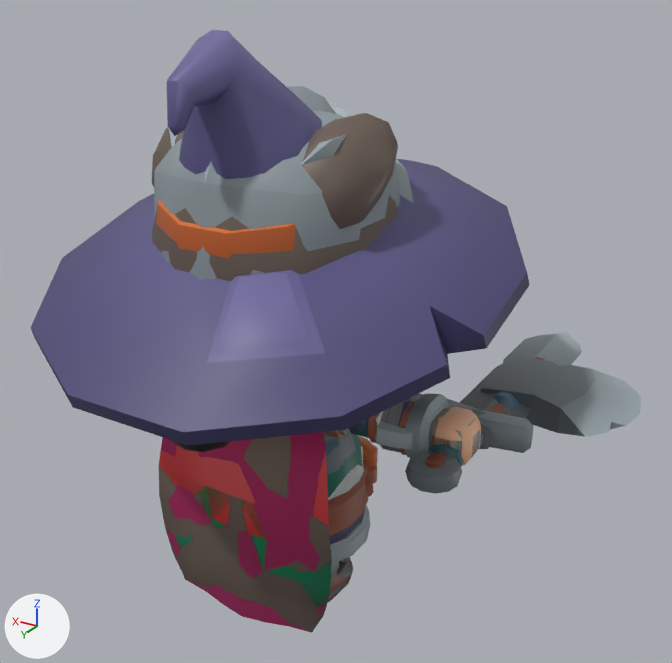
What one commit did to the glTF model views/island/assets/workers.glb.
Camera for both pictures: a 50 mm camera at (-2.21, 3.19, 3.05) aimed at (-0.18, -0.19, 1.36). The lights are fixed; the arrows at lower left show +X, +Y and +Z. The picture after the commit comes second. Where no turn or scale is listed for an object, it has been applied to the vertices. Vertices at exactly the same position are counted once.

In view in the first picture: '1H_Axe', '1H_Sword', '1H_Wand', 'Barbarian_Body', 'Barbarian_Cape', 'Barbarian_Hat', 'Knife', 'Knight_ArmRight', 'Knight_Cape', 'Knight_Helmet', 'Mage_ArmRight', 'Mage_Body', 'Mage_Cape', 'Mage_Hat', 'Mage_Head', 'Rogue_Body', 'Rogue_Cape' and 6 more.
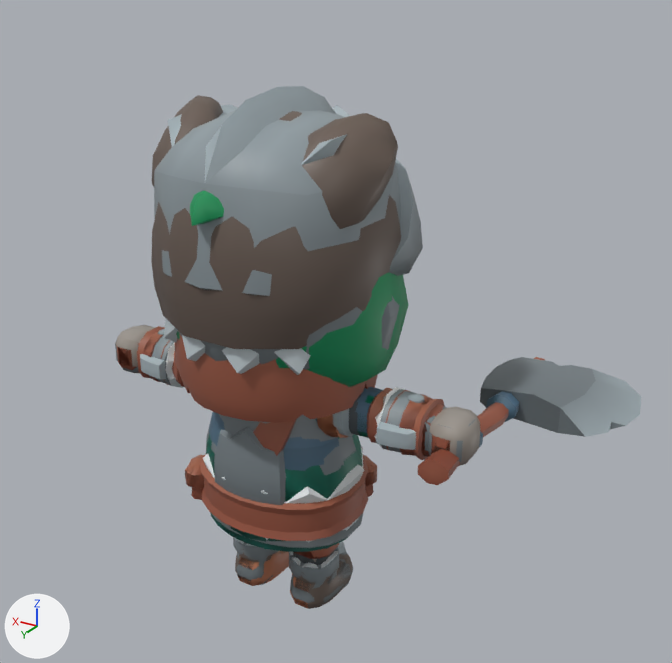
Changed parts and their boxes (x1, y1, x2, y2) in the pictures (672 x 663 px; the box of a moved part takes in the faces that stretch with it):
'Mage_Hat', deleted (blue)
    before: (30, 30, 530, 445)
'Barbarian_Cape', deleted
    before: (159, 432, 332, 632)
'Mage_Cape', deleted (red)
    before: (161, 432, 326, 633)
'Mage_Head', reshaped, recoloured
    before: (171, 440, 231, 452)
    after: (176, 191, 409, 387)
'1H_Sword', deleted
    before: (405, 332, 582, 494)
'Knight_Cape', deleted
    before: (159, 440, 330, 625)
'Mage_ArmRight', reshaped
    before: (357, 393, 481, 466)
    after: (317, 395, 475, 456)
'Mage_Body', reshaped, recoloured (mostly hidden afterwards)
    before: (330, 436, 378, 564)
    after: (185, 434, 377, 552)
'Rogue_Cape', deleted
    before: (169, 471, 332, 632)
'Knife', deleted
    before: (426, 409, 496, 464)
'1H_Wand', deleted
    before: (426, 438, 483, 468)
part 2 of me_cube_158, moved or reshaped
    before: (398, 393, 450, 458)
    after: (317, 395, 442, 455)
part 3 of me_cube_158, recoloured
    before: (357, 402, 481, 466)
    after: (358, 404, 475, 456)
'Barbarian_Hat', unchanged, uncovered by the edit
    before: (152, 113, 398, 281)
    after: (151, 95, 401, 375)
'Barbarian_Body', unchanged, uncovered by the edit
    before: (326, 438, 368, 536)
    after: (200, 412, 368, 542)
'Rogue_Head', unchanged, uncovered by the edit
    after: (175, 335, 378, 423)
'Knight_Body', unchanged, uncovered by the edit
    before: (325, 434, 361, 539)
    after: (207, 414, 363, 548)

What changed in the scene script:
```text
Change me_cube_158:
    used by ob_mage_armright; location = (0.0, 0.0, 0.0)
    remove me_cube_158.from_pydata(...)  # 236 vertices, 468 faces; spans x -0.971..-0.089, y -0.136..0.136, z 0.957..1.252
    add me_cube_158.from_pydata(...)  # 292 vertices, 580 faces; spans x -0.971..-0.089, y -0.143..0.143, z 0.963..1.246
    me_cube_158 part 2: 69 vertices moved from x -0.971..-0.089, y -0.116..0.127, z 0.985..1.223 to x -0.971..-0.089, y -0.111..0.111, z 0.985..1.216; 77 vertices removed from x -0.799..-0.157, y -0.136..0.136, z 0.957..1.252; 133 vertices added at x -0.768..-0.157, y -0.143..0.143, z 0.963..1.246
    me_cube_158 part 3: 207 faces spanning x -0.971..-0.089, y -0.116..0.116, z 0.985..1.216 switch from mat_mage_texture (picture img_mage_texture) to mat_rogue_texture (picture img_rogue_texture)
Change me_cube_155:
    used by ob_mage_body; location = (0.0, 0.0, 0.0)
    remove me_cube_155.from_pydata(...)  # 629 vertices, 1230 faces; spans x -0.426..0.426, y -0.387..0.376, z 0.354..1.309
    remove me_cube_155.materials.append(mat_mage_texture)  # picture img_mage_texture
    add me_cube_155.from_pydata(...)  # 600 vertices, 1172 faces; spans x -0.385..0.488, y -0.372..0.327, z 0.376..1.248
    me_cube_155 part 4: 501 vertices removed from x -0.426..0.426, y -0.387..0.376, z 0.354..1.309; 424 vertices added at x -0.385..0.488, y -0.372..0.327, z 0.42..1.246
    other edits to the shape of me_cube_155 do not show in these pictures
    add me_cube_155.materials.append(mat_rogue_texture)  # picture img_rogue_texture
Change me_cube_159:
    used by ob_mage_head; location = (0.0, 0.0, 0.0)
    remove me_cube_159.from_pydata(...)  # 563 vertices, 1027 faces; spans x -0.543..0.543, y -0.519..0.748, z 1.068..2.203
    remove me_cube_159.materials.append(mat_mage_texture)  # picture img_mage_texture
    add me_cube_159.from_pydata(...)  # 427 vertices, 773 faces; spans x -0.549..0.549, y -0.589..0.567, z 1.199..2.251
    me_cube_159 part 1: 53 vertices moved from x -0.376..0.429, y -0.444..0.001, z 1.29..1.833 to x -0.444..0.444, y -0.515..-0.015, z 1.37..1.803; 256 vertices removed from x -0.497..0.497, y -0.49..0.748, z 1.068..2.203; 188 vertices added at x -0.549..0.549, y -0.589..0.567, z 1.199..2.251
    other edits to the shape of me_cube_159 do not show in these pictures
    add me_cube_159.materials.append(mat_rogue_texture)  # picture img_rogue_texture
Remove ob_barbarian_cape:
    ob_barbarian_cape = bpy.data.objects.new('Barbarian_Cape', me_plane_006)
    ob_barbarian_cape.location = (0.0, 0.215, 0.664)
Remove ob_1h_sword:
    ob_1h_sword = bpy.data.objects.new('1H_Sword', me_cube_11839)
    ob_1h_sword.location = (-0.883, -0.555, 1.049)
Remove ob_knight_cape:
    ob_knight_cape = bpy.data.objects.new('Knight_Cape', me_plane_004)
    ob_knight_cape.location = (0.0, 0.215, 0.665)
Remove ob_1h_wand:
    ob_1h_wand = bpy.data.objects.new('1H_Wand', me_cylinder_018)
    ob_1h_wand.location = (-0.883, -0.217, 1.049)
Remove ob_mage_hat:
    ob_mage_hat = bpy.data.objects.new('Mage_Hat', me_cube_156)
    ob_mage_hat.location = (0.0, 0.132, 2.185)
Remove ob_mage_cape:
    ob_mage_cape = bpy.data.objects.new('Mage_Cape', me_plane_030)
    ob_mage_cape.location = (0.0, 0.215, 0.646)
Remove ob_knife:
    ob_knife = bpy.data.objects.new('Knife', me_cylinder_008)
    ob_knife.location = (-0.874, -0.378, 1.049)
Remove ob_rogue_cape:
    ob_rogue_cape = bpy.data.objects.new('Rogue_Cape', me_plane_007)
    ob_rogue_cape.location = (0.0, 0.215, 0.665)
```
